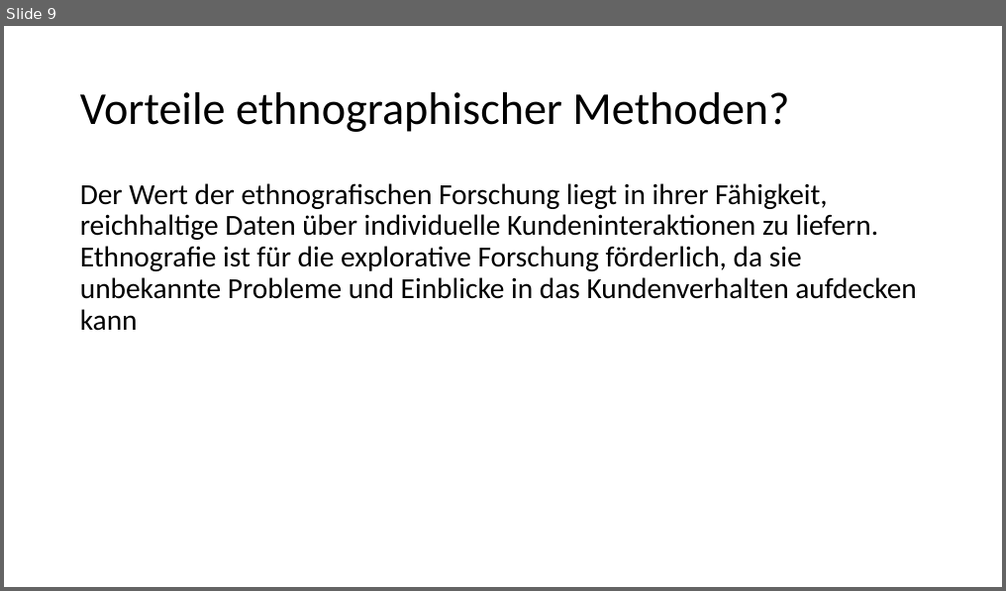
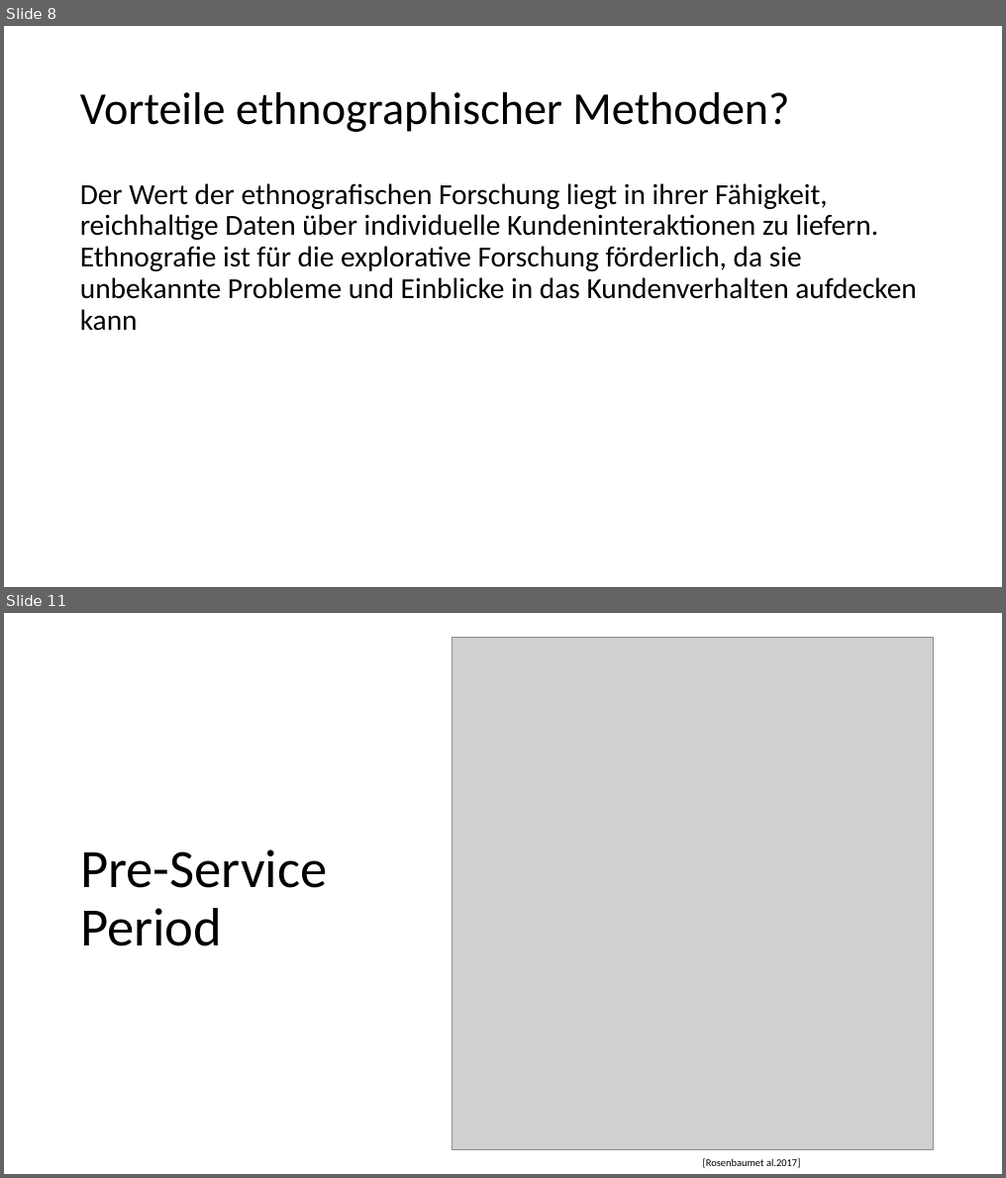
Before and after one commit to TimBoeckel/HCI-Sem-JourneyMaps, a slide deck: Praesentation/Präsentation_Tim.pptx. Shown one above the other, each under a label of ours: slide 9 before the commit, slides 8 and 11 after it; the slides between them are not shown. The pictures are 1006x591 and 1006x1178 pixels, drawn with LibreOffice and Linux fonts; fonts in the diff are those of the drawing; grey boxes stand for pictures. Boxes give left, top, right and bottom in pixels: in the first picture for what was removed or moved away, otherwise in the second. Text is boxed around its words. In the diff, an @@ line names an element or a change of style, - is before the commit and + after.

```diff
--- a/Praesentation/Präsentation_Tim.pptx
+++ b/Praesentation/Präsentation_Tim.pptx
@@ slide 11 added at (4, 613, 1002, 1174), background #FFFFFF @@
@@ picture added at (452, 637, 933, 1150) @@
@@ title added at (80, 850, 327, 947), 52 pt, text #000000 @@
+Pre-Service Period
@@ text added at (703, 1158, 801, 1168), 10 pt, text #000000 @@
+[Rosenbaumet al.2017]
@@ what was slide 9 is now slide 8 @@
```
Also in this commit, not shown: 8 slides changed, 5 other slides added, 1 slide removed.
